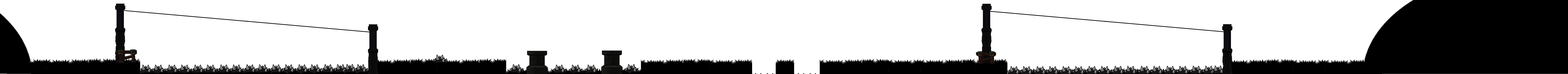
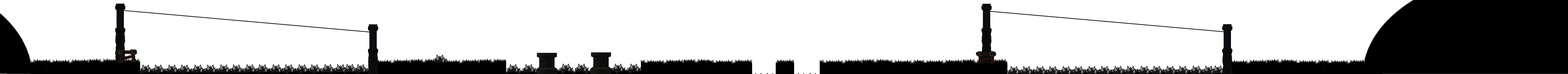
Layer changes from the first 1568×74 image to the second:
pixels changed over [506, 50, 642, 74] (layer not identified)
